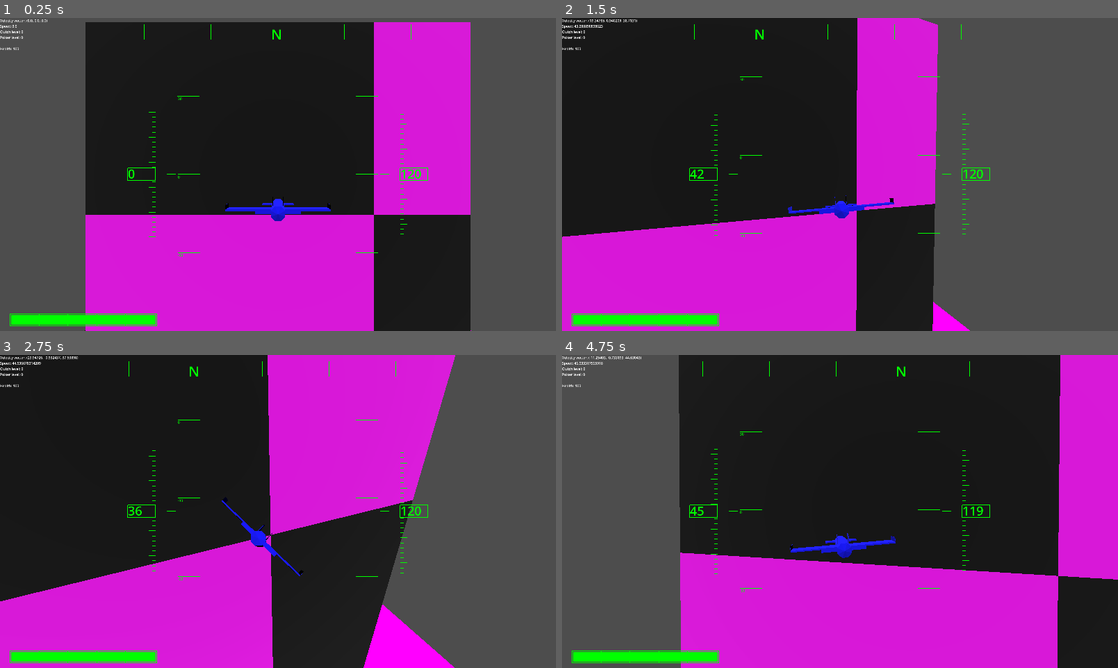
Above: before the commit, frames 1-4 (two rows, left to right).
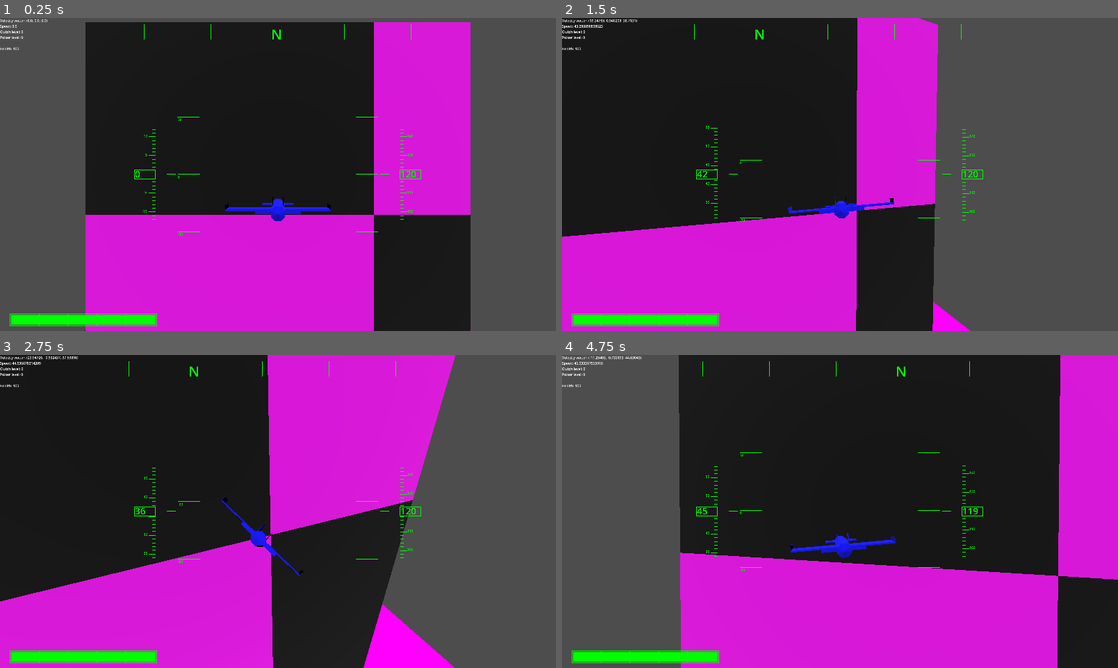
Above: after the commit, the same moments.

Repository: voidstarjms/shimmer
Game: Godot game, scene res://main.tscn
The game is run twice, just before and just after one commit, with the same random seed, the same clock (stepped at 60 frames per second) and the same inputs.
Inputs:
- Up to frame 1 (0.25 s): no input
- Up to frame 2 (1.5 s): tap Enter at 0.5 s; hold E (strafe_right) 0.53-1.28 s; tap Space (dash) at 0.6 s; hold I (pitch_down) from 1.28 s (still down); tap A (roll_ccw) at 1.35 s
- Up to frame 3 (2.75 s): release I (pitch_down) at 2.03 s; hold E (strafe_right) from 2.03 s (still down); hold D (roll_cw) from 2.03 s (still down)
- Up to frame 4 (4.75 s): release E (strafe_right) at 2.78 s; release D (roll_cw) at 2.78 s; hold K (pitch_up) 2.78-3.53 s; tap Shift at 2.85 s; hold Q (strafe_left) from 3.53 s (still down); tap Space (dash) at 3.6 s; tap A (roll_ccw) at 4.35 s

The runs differ from the first frame. In frame 1, 0.4% of the frame differs, in the area x 22-77%, y 24-77%; in frame 2, 0.5%; in frame 3, 0.5%; in frame 4, 0.5%, in the area x 22-77%, y 24-76%.

Commit message:
Implemented tape gauge scrolling numbers and tape number offset

Diff:
--- a/gui.gd
+++ b/gui.gd
@@ -16,6 +16,7 @@
 var health_bar : BarGauge
 
 var gui_color = Color.GREEN
+var warning_color = Color.RED
 
 class TextScalable extends Node:
 	var label_list
@@ -94,7 +95,7 @@
 			label_list[i].visible = false
 			var rung_angle = pitch_angle + (6.0 / (rung_count - 1) * pi_over_6 * i - pi_over_2)
 			# Cull rung if angle is out of bounds
-			if (abs(rung_angle) > pi_over_4):
+			if (abs(rad_to_deg(rung_angle)) > 35):
 				continue
 
 			var rung_outer_vec = rung_outer_width * wx * Vector2.RIGHT
@@ -172,15 +173,16 @@
 	var sz : Vector2 # Fraction of screen size
 	var max_value : int
 	var major_tick_freq : int
-	var minor_tick_gap : float # Fraction of screen size
+	var minor_tick_gap : float # Fraction of tape height
 	var minor_tick_sz : float # Fraction of major tick width
 	var gap_value : int # The value interval between major ticks
 	var nve_allowed : bool
-	var value_label : Label
 	var value_box_pos : float
 	var value_box_height : float
-
-	func _init(p : Vector2, s : Vector2, max_val : int, division : Vector2, minor_sz : float, gap_val : int, nve : bool, view_rect : Rect2):
+	var value_span : float
+	var tape_value_offset : float
+
+	func _init(p : Vector2, s : Vector2, max_val : int, division : Vector2, minor_sz : float, gap_val : int, nve : bool, color : Color, view_rect : Rect2):
 		pos = p
 		sz = s
 		max_value = max_val
@@ -189,12 +191,22 @@
 		minor_tick_sz = minor_sz
 		gap_value = gap_val
 		nve_allowed = nve
+		var minor_tick_count = int(1.0 / minor_tick_gap)
+		var major_tick_count = int(minor_tick_count / major_tick_freq)
+		label_list = Array()
+		for i in major_tick_count + 1:
+			var label : Label = Label.new()
+			label.add_theme_color_override("font_color", color)
+			label_list.append(label)
+			add_child(label)
+		base_label_size = view_rect.size
+		base_font_size = label_list[0].get_theme_font_size("font_size")
 
 		# Default value box params
 		init_display_gap()
 
-	func init_display_gap(pos : float = 0.0, height : float = 0.0):
-		value_box_pos = pos
+	func init_display_gap(p : float = 0.0, height : float = 0.0):
+		value_box_pos = p
 		value_box_height = height
 
 	func get_display_box(view_rect : Rect2) -> Rect2:
@@ -207,6 +219,9 @@
 		var box_sz = Vector2(sz.x, value_box_height)
 		return Rect2(box_pos, box_sz)
 
+	func set_tape_offset(offset : float):
+		tape_value_offset = offset
+
 	func construct(left : bool, metered_value : float, view_rect : Rect2):
 		var wx = view_rect.size.x
 		var wy = view_rect.size.y
@@ -214,24 +229,22 @@
 		# Derive measurements
 		var tape_width = wx * sz.x
 		var tape_height = wy * sz.y
-		var tick_count = int(tape_height / (tape_height * minor_tick_gap))
-		var tick_gap_absolute = int(minor_tick_gap * tape_height)
+		var tick_count = int(1.0 / minor_tick_gap)
+		var tick_gap_absolute = minor_tick_gap * tape_height
 		var x_absolute = pos.x * wx
 		var y_absolute = pos.y * wy
 		metered_value = clamp(metered_value, -max_value, max_value)
 
+		for i in label_list:
+			i.visible = false
+
+		var meter_capacity = (1.0 / minor_tick_gap) * gap_value / major_tick_freq
+		var absolute_offset = meter_capacity * tape_value_offset
+		metered_value -= absolute_offset
+		var base_major_tick_value = ceil(metered_value / gap_value) * gap_value
+		var major_tick_index = 0
 		var mark_arr = Array()
-		var tick_iterator_start
-		var tick_iterator_end
-		if metered_value >= 0:
-			tick_iterator_start = 0
-			tick_iterator_end = tick_count + major_tick_freq
-		else:
-			tick_iterator_start = -major_tick_freq
-			tick_iterator_end = tick_count
-		for i in range(tick_iterator_start, tick_iterator_end):
-			var is_major_tick = i % major_tick_freq == 0
-
+		for i in range(-major_tick_freq, tick_count + major_tick_freq):
 			# Compute mark offset, cull if out of bounds
 			if nve_allowed == false:
 				metered_value = max(0, metered_value)
@@ -240,8 +253,11 @@
 			var tick_offset = tick_gap_absolute * i - value_offset
 			if tick_offset < 0 or tick_offset > tape_height:
 				continue
+			var is_major_tick = i % major_tick_freq == 0
 			var tick_offset_relative = tick_offset / tape_height
 			if tick_offset_relative >= value_box_pos and tick_offset_relative <= value_box_pos + value_box_height:
+				if is_major_tick == true:
+					major_tick_index += 1
 				continue
 
 			var tick_width = tape_width
@@ -251,12 +267,27 @@
 			# Compute tick mark vertices
 			var tick_start
 			var tick_end
+			var label_position
+			var font_size = label_list[0].get_theme_font_size("font_size")
 			if left == true:
 				tick_start = Vector2(x_absolute, y_absolute + tape_height - tick_offset)
 				tick_end = Vector2(x_absolute + tick_width, y_absolute + tape_height - tick_offset)
+
+				label_position = tick_end - Vector2(0, font_size)
 			else:
 				tick_start = Vector2(x_absolute + tape_width - tick_width, y_absolute + tape_height - tick_offset)
 				tick_end = Vector2(x_absolute + tape_width, y_absolute + tape_height - tick_offset)
+				label_position = tick_start - Vector2(font_size, font_size)
+
+			if is_major_tick == true:
+				if label_position.y > (pos.y + (value_box_pos + value_box_height) * sz.y) * wy or label_position.y + font_size < (pos.y + value_box_pos * sz.y) * wy:
+					label_list[major_tick_index].visible = true
+					var label_text = str(int(base_major_tick_value + gap_value * major_tick_index))
+					label_list[major_tick_index].text = label_text
+					if !left:
+						label_position.x -= (label_text.length() - 1) * font_size / 2
+					label_list[major_tick_index].position = label_position
+				major_tick_index += 1
 
 			mark_arr.append([tick_start, tick_end])
 
@@ -456,57 +487,61 @@
 	var view_rect = get_viewport_rect()
 	pitch_ladder.resize_text(view_rect)
 	heading_indicator.resize_text(view_rect)
+	speed_tape.resize_text(view_rect)
+	altimeter_tape.resize_text(view_rect)
 	speed_box.resize_text(view_rect)
 	altimeter_box.resize_text(view_rect)
 
 func _ready() -> void:
 	var view_rect = get_viewport_rect()
 
-	pitch_ladder = PitchLadder.new(Vector2(0.3, 0.125), Vector2(0.4, 0.75), 0.016, 0.004, 0.04, 7, gui_color, view_rect)
+	pitch_ladder = PitchLadder.new(Vector2(0.3, 0.225), Vector2(0.4, 0.55), 0.016, 0.004, 0.04, 7, gui_color, view_rect)
 	self.add_child(pitch_ladder)
 
 	heading_indicator = HeadingGauge.new(Vector2(0.2, 0.02), Vector2(0.6, 0.05), 5, 40, gui_color)
 	self.add_child(heading_indicator)
 
 	var speed_tape_x = 0.2675
-	var speed_tape_y = 0.3
+	var speed_tape_y = 0.35
 	var speed_tape_w = 0.0125
-	var speed_tape_h = 0.4
+	var speed_tape_h = 0.3
 	var speed_tape_pos = Vector2(speed_tape_x, speed_tape_y)
 	var speed_tape_sz = Vector2(speed_tape_w, speed_tape_h)
 	var speed_tape_gap_h = 0.1
 	var speed_tape_gap_y = 0.5 - speed_tape_gap_h / 2
-	speed_tape = TapeGauge.new(speed_tape_pos, speed_tape_sz, 99, Vector2(5, 0.04), 0.5, 5, true, view_rect)
+	speed_tape = TapeGauge.new(speed_tape_pos, speed_tape_sz, 99, Vector2(5, 0.04), 0.5, 5, true, gui_color, view_rect)
 	speed_tape.init_display_gap(speed_tape_gap_y, speed_tape_gap_h)
+	speed_tape.set_tape_offset(0.5)
 	self.add_child(speed_tape)
 
-	var speed_box_x = speed_tape_x - 3 * speed_tape_w
+	var speed_box_x = speed_tape_x - 2 * speed_tape_w
 	var speed_box_y = speed_tape_y + speed_tape_gap_y * speed_tape_h
 	var speed_box_pos = Vector2(speed_box_x, speed_box_y)
-	var speed_box_sz = Vector2(4 * speed_tape_w, speed_tape_gap_h * speed_tape_h)
+	var speed_box_sz = Vector2(3 * speed_tape_w, speed_tape_gap_h * speed_tape_h)
 	speed_box = NumberBox.new(speed_box_pos, speed_box_sz, gui_color, view_rect)
 	self.add_child(speed_box)
 
 	var altimeter_tape_x = 0.72
-	var altimeter_tape_y = 0.3
+	var altimeter_tape_y = 0.35
 	var altimeter_tape_w = 0.0125
-	var altimeter_tape_h = 0.4
+	var altimeter_tape_h = 0.3
 	var altimeter_tape_pos = Vector2(altimeter_tape_x, altimeter_tape_y)
 	var altimeter_tape_sz = Vector2(altimeter_tape_w, altimeter_tape_h)
 	var altimeter_tape_gap_h = 0.1
 	var altimeter_tape_gap_y = 0.5 - altimeter_tape_gap_h / 2
-	altimeter_tape = TapeGauge.new(altimeter_tape_pos, altimeter_tape_sz, 999, Vector2(5, 0.04), 0.5, 10, false, view_rect)
+	altimeter_tape = TapeGauge.new(altimeter_tape_pos, altimeter_tape_sz, 999, Vector2(5, 0.04), 0.5, 10, false, gui_color, view_rect)
 	altimeter_tape.init_display_gap(altimeter_tape_gap_y, altimeter_tape_gap_h)
+	altimeter_tape.set_tape_offset(0.5)
 	self.add_child(altimeter_tape)
 
 	var altimeter_box_x = altimeter_tape_x
 	var altimeter_box_y = altimeter_tape_y + altimeter_tape_gap_y * altimeter_tape_h
 	var altimeter_box_pos = Vector2(altimeter_box_x, altimeter_box_y)
-	var altimeter_box_sz = Vector2(4 * altimeter_tape_w, altimeter_tape_gap_h * altimeter_tape_h)
+	var altimeter_box_sz = Vector2(3 * altimeter_tape_w, altimeter_tape_gap_h * altimeter_tape_h)
 	altimeter_box = NumberBox.new(altimeter_box_pos, altimeter_box_sz, gui_color, view_rect)
 	self.add_child(altimeter_box)
 
-	health_bar = BarGauge.new(Vector2(0.02, 0.95), Vector2(0.26, 0.03), [Color.RED, Color.GREEN], 0)
+	health_bar = BarGauge.new(Vector2(0.02, 0.95), Vector2(0.26, 0.03), [warning_color, gui_color], 0)
 	health_bar.set_framing(0.002, Color.GREEN, 0, 20)
 	health_bar.set_bar2(1, Color.WHITE)
 	health_bar.set_flash(0.2, 30, 0.7)
